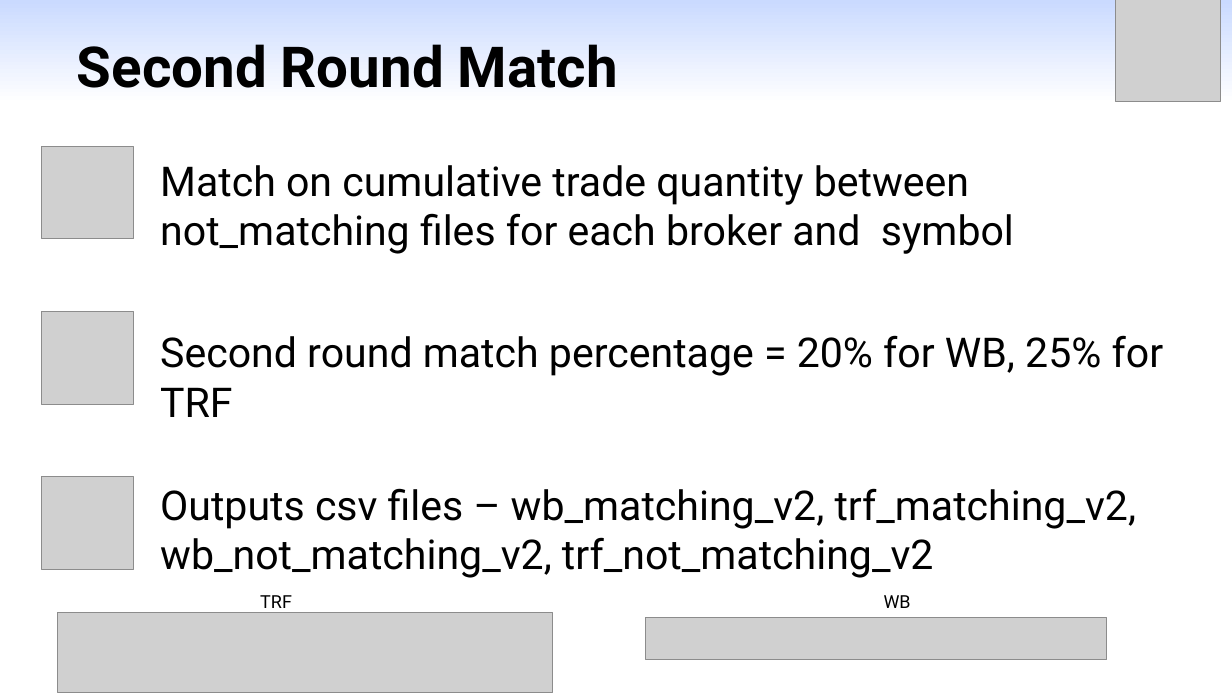
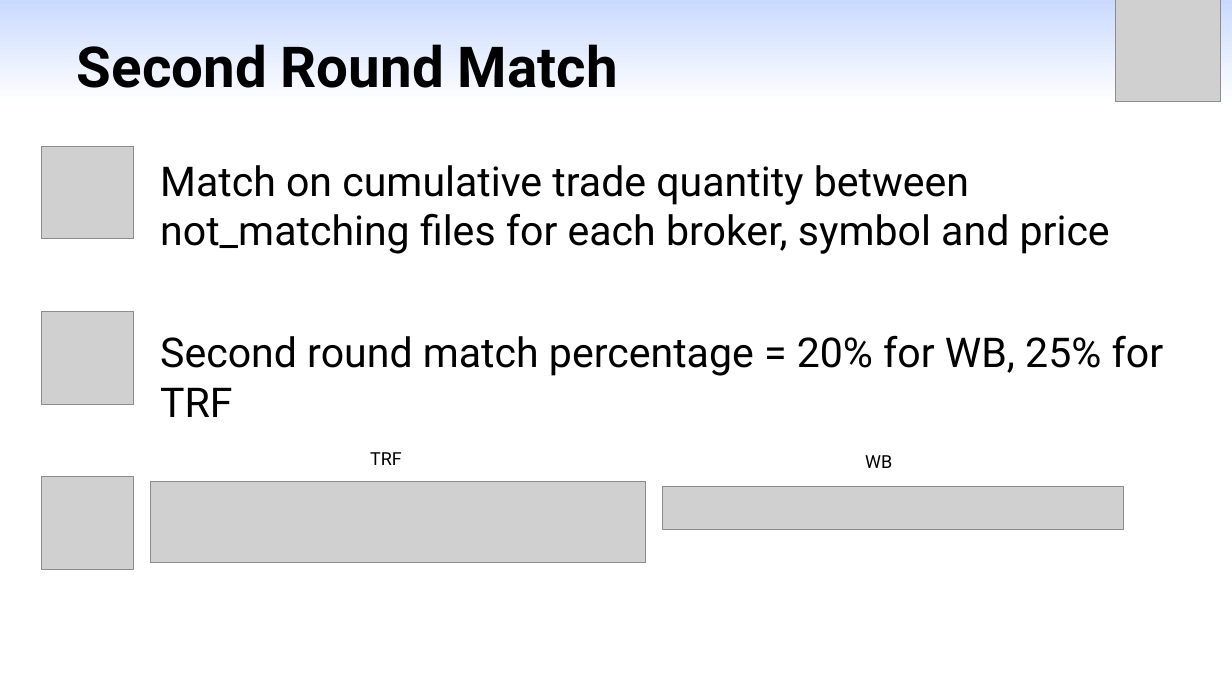
Before and after one commit to yangml103/webull_order_match, a slide deck: slide 7 of Presentation_Matching.pptx. Drawn at 1232x693 pixels with LibreOffice and Linux fonts; fonts in the diff are those of the drawing; grey boxes stand for pictures. Boxes give left, top, right and bottom in pixels: in the first picture for what was removed or moved away, otherwise in the second. Text is boxed around its words. In the diff, an @@ line names an element or a change of style, - is before the commit and + after.

```diff
--- a/Presentation_Matching.pptx
+++ b/Presentation_Matching.pptx
@@ text at (160, 165, 1110, 254): text changed @@
-Match on cumulative trade quantity between not_matching files for each broker and symbol
+Match on cumulative trade quantity between not_matching files for each broker, symbol and price
@@ text "TRF" rewrapped from (260, 595, 292, 614) to (370, 452, 402, 465) @@
@@ text "WB": place and size @@
-text "WB" at (884, 595, 911, 608)
+text "WB" at (865, 455, 892, 468)
@@ picture: place and size @@
-picture at (58, 612, 553, 693)
+picture at (151, 482, 645, 563)
@@ text removed at (160, 488, 1137, 578) @@
-Outputs csv files – wb_matching_v2, trf_matching_v2, wb_not_matching_v2, trf_not_matching_v2
@@ picture: place and size @@
-picture at (646, 617, 1107, 660)
+picture at (663, 487, 1124, 530)
```
Also in this commit, not shown: 5 other slides changed, 1 slide added, 14 other files.
